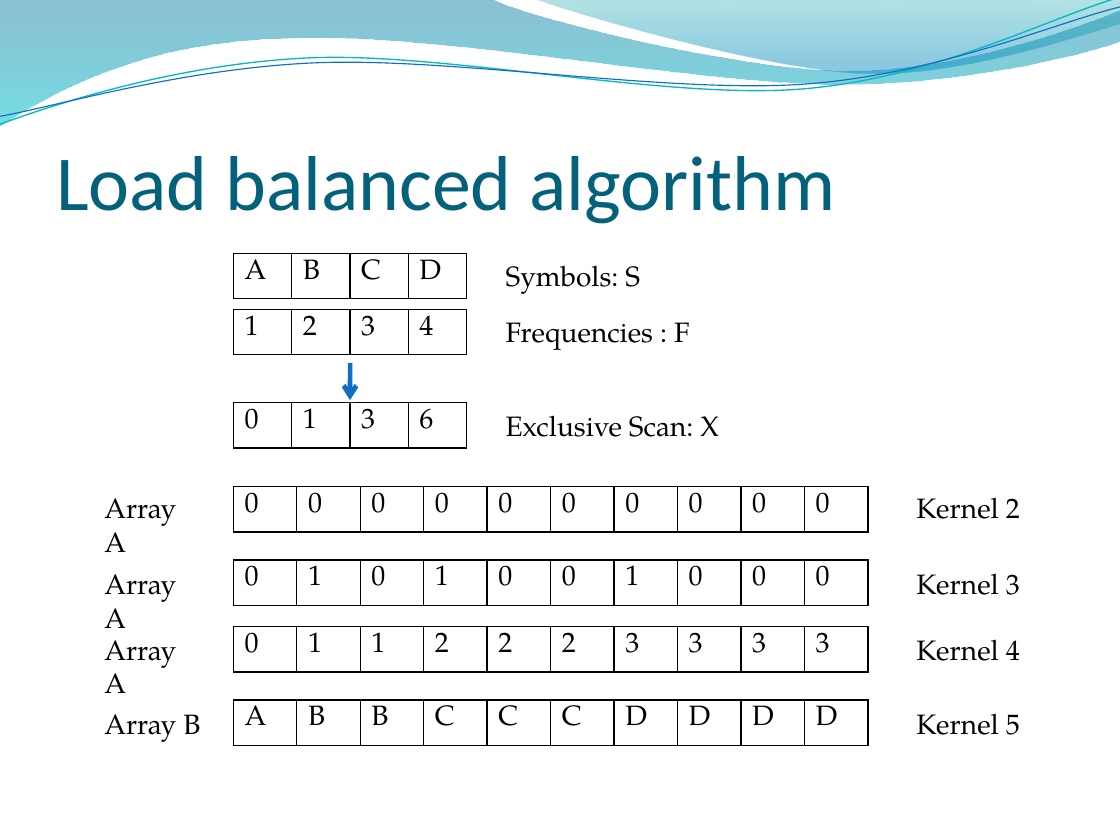
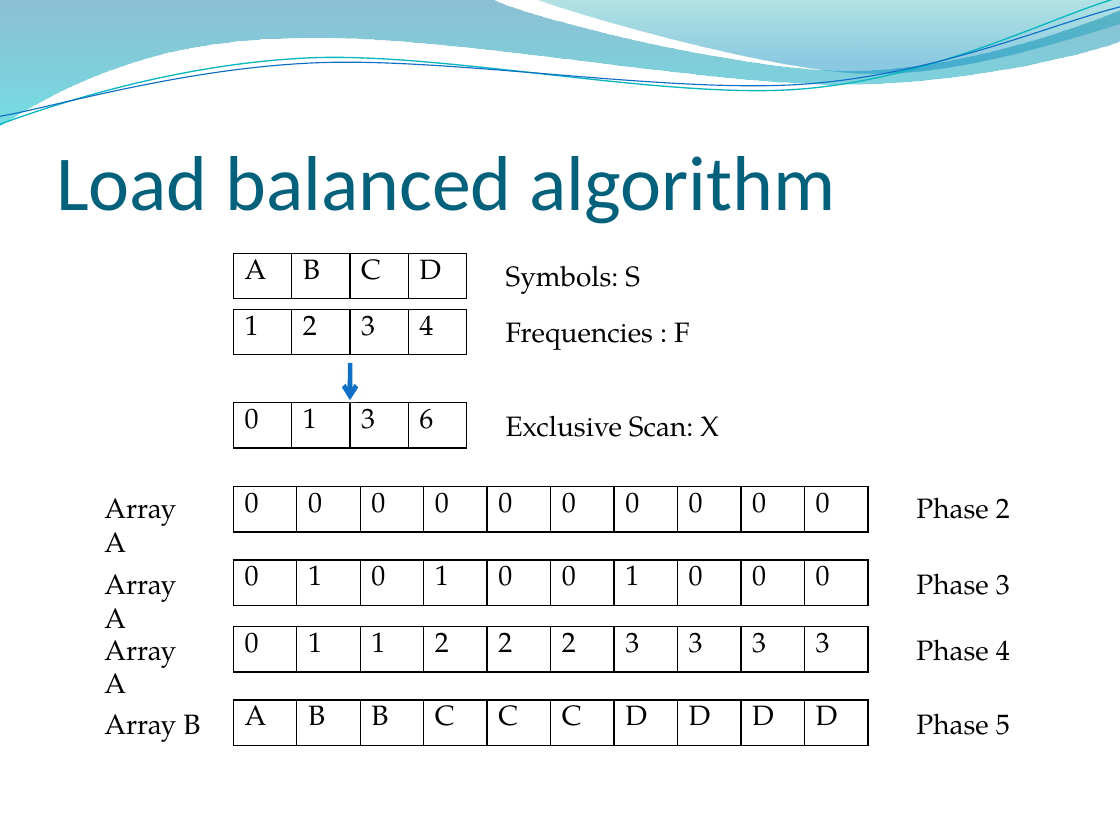
Before and after one commit to edvelezg/unb-pdp2, a slide deck: slide 12 of proj/FinalPresentation.pptx. Drawn at 1120x840 pixels with LibreOffice and Linux fonts; fonts in the diff are those of the drawing; background and template pictures are left out. Boxes give left, top, right and bottom in pixels: in the first picture for what was removed or moved away, otherwise in the second. Text is boxed around its words. In the diff, an @@ line names an element or a change of style, - is before the commit and + after.

```diff
--- a/proj/FinalPresentation.pptx
+++ b/proj/FinalPresentation.pptx
@@ text at <box>916,497,1010,519</box>: text changed @@
-Kernel 2
+Phase 2
@@ text at <box>916,573,1010,595</box>: text changed @@
-Kernel 3
+Phase 3
@@ text at <box>916,639,1010,661</box>: text changed @@
-Kernel 4
+Phase 4
@@ text at <box>916,713,1010,735</box>: text changed @@
-Kernel 5
+Phase 5
```
